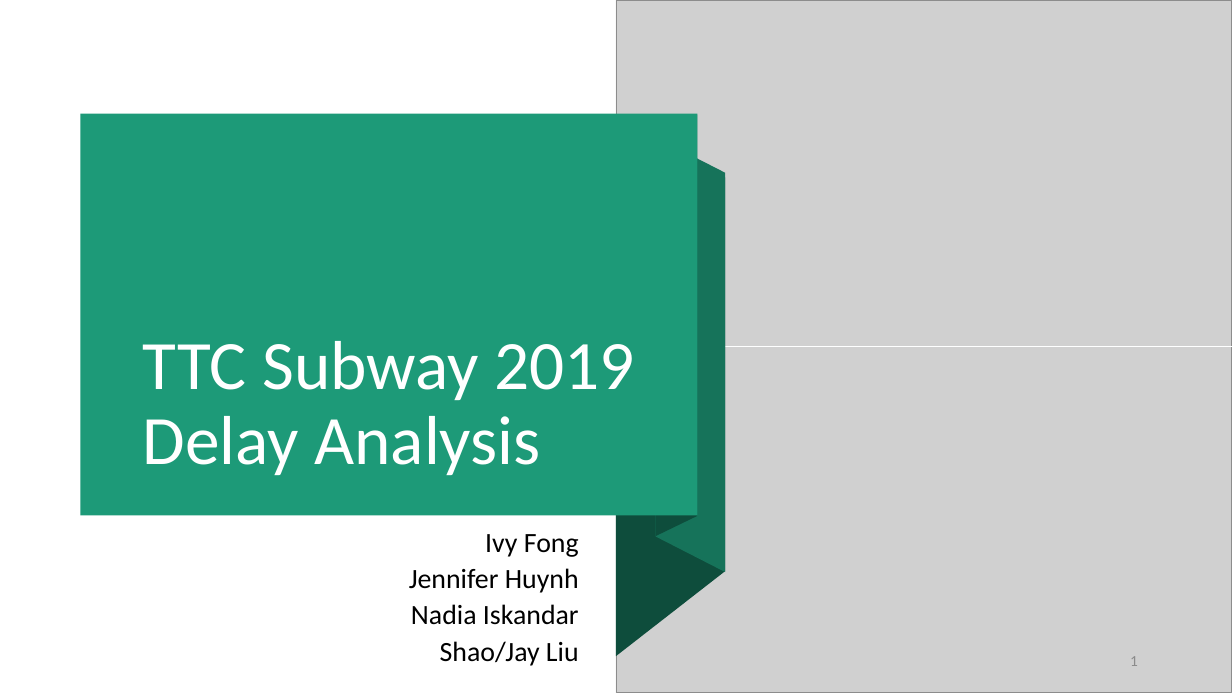
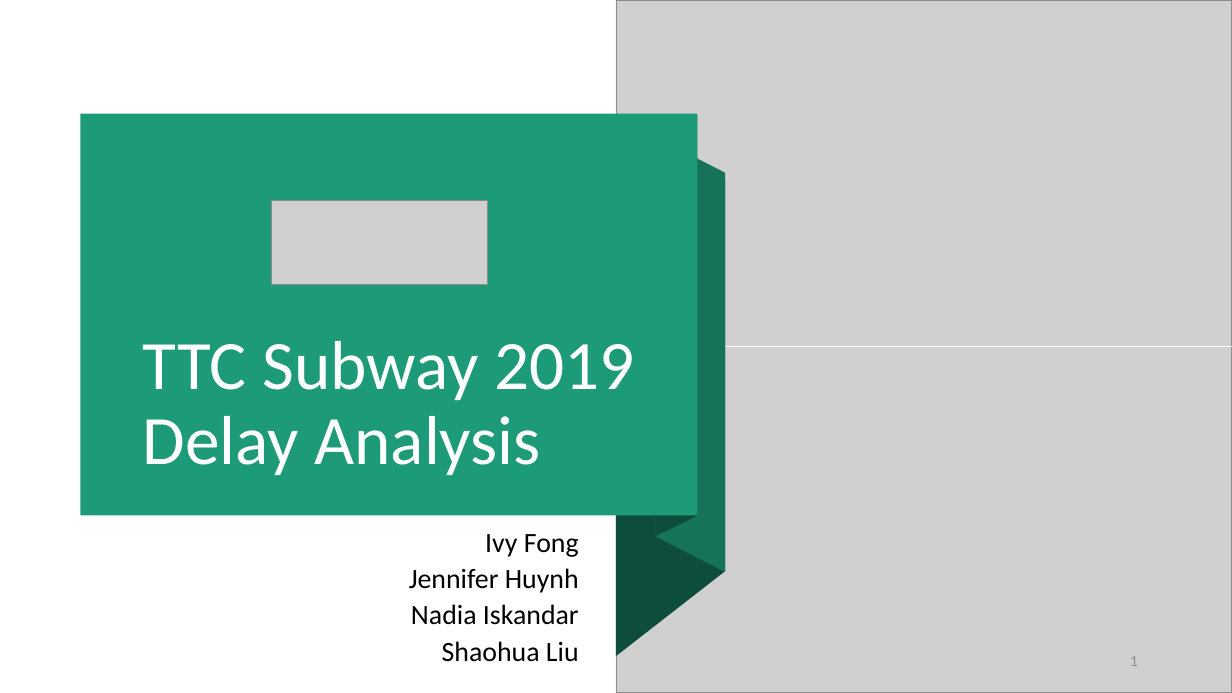
Before and after one commit to nfiskandar/TTC_Subway_Delay_Dashboard, a slide deck: slide 1 of Presentation - Draft.pptx. Drawn at 1232x693 pixels with LibreOffice and Linux fonts; fonts in the diff are those of the drawing; grey boxes stand for pictures. Boxes give left, top, right and bottom in pixels: in the first picture for what was removed or moved away, otherwise in the second. Text is boxed around its words. In the diff, an @@ line names an element or a change of style, - is before the commit and + after.

```diff
--- a/Presentation - Draft.pptx
+++ b/Presentation - Draft.pptx
@@ picture added at bbox=[272, 201, 488, 286] @@
@@ subtitle at bbox=[442, 641, 579, 662]: text changed @@
-Shao/Jay Liu
+Shaohua Liu
```
Also in this commit, not shown: 1 slide added.
